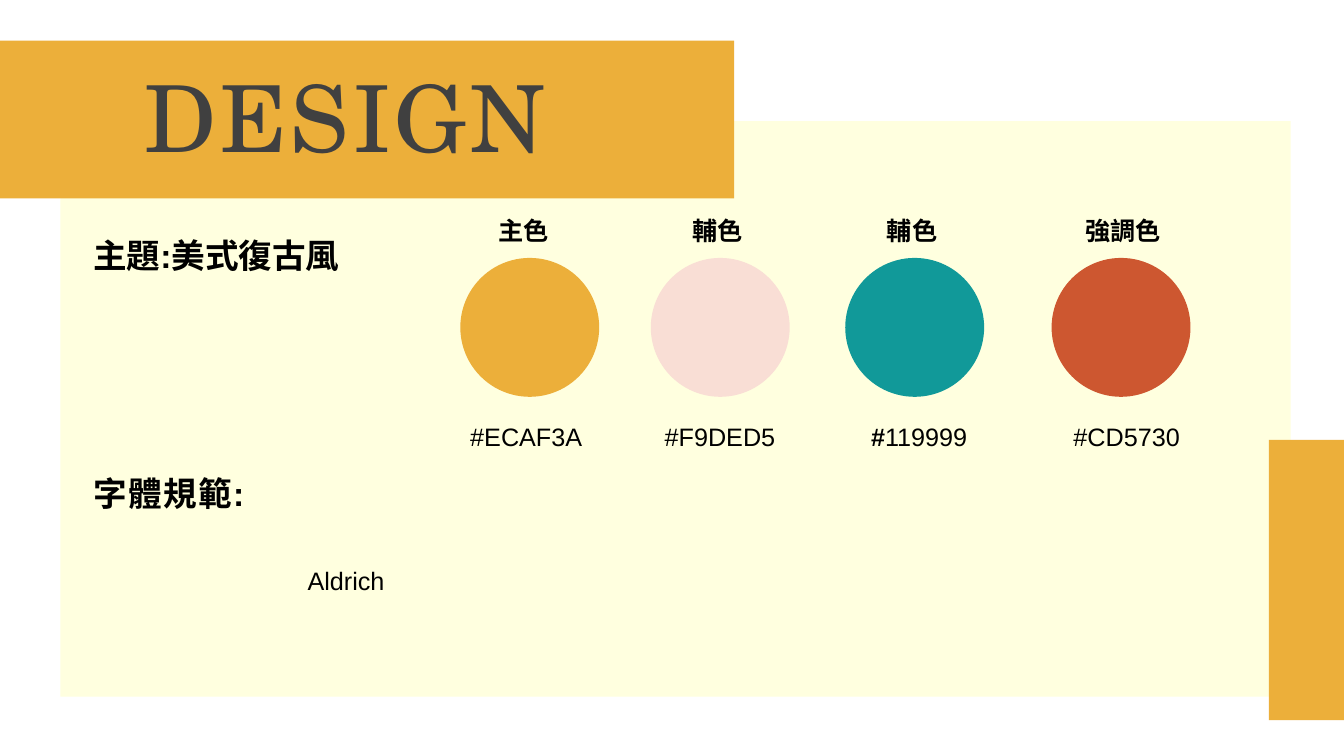
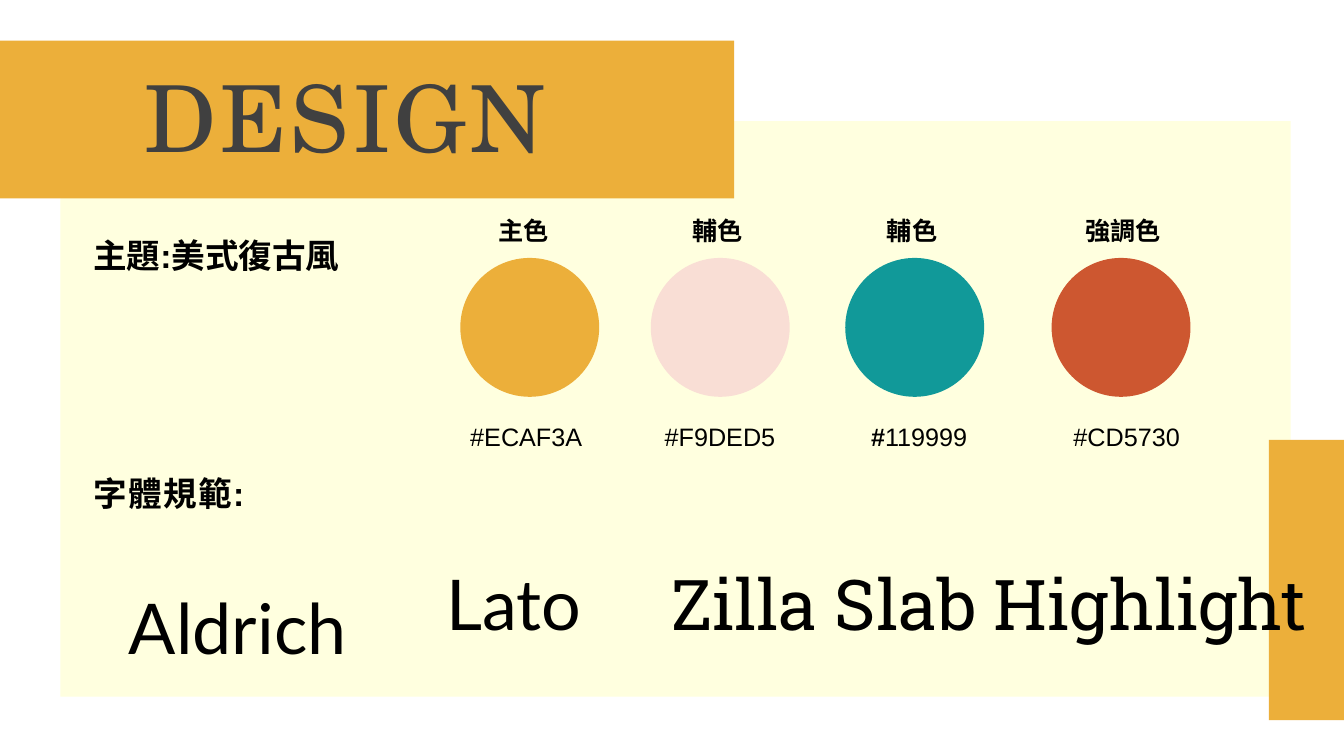
Before and after one commit to irene0103/17_-SKATE-BRO, a slide deck: slide 4 of SKATE BRO..odp. Drawn at 1344x756 pixels with LibreOffice and Linux fonts; fonts in the diff are those of the drawing. Boxes give left, top, right and bottom in pixels: in the first picture for what was removed or moved away, otherwise in the second. Text is boxed around its words. In the diff, an @@ line names an element or a change of style, - is before the commit and + after.

```diff
--- a/SKATE BRO..odp
+++ b/SKATE BRO..odp
@@ text added at bbox=[671, 566, 1307, 646], 50 pt, text #000000 @@
+Zilla Slab Highlight
@@ text "Aldrich": place and size @@
-text "Aldrich" at bbox=[308, 571, 385, 591]
+text "Aldrich" at bbox=[129, 602, 347, 655]
@@ text "Aldrich" at bbox=[129, 602, 347, 655]: size 18 to 50 pt, font Arial to Lato @@
@@ text added at bbox=[446, 580, 581, 631], 50 pt, text #000000 @@
+Lato
```
Also in this commit, not shown: 1 other slide changed, 2 slides added, 10 slides removed, 2 other files.
